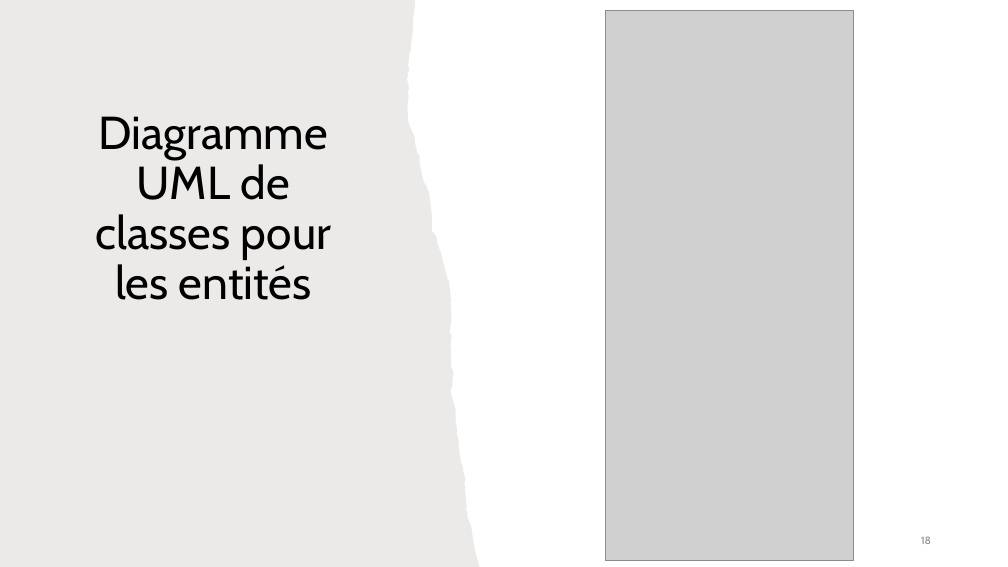
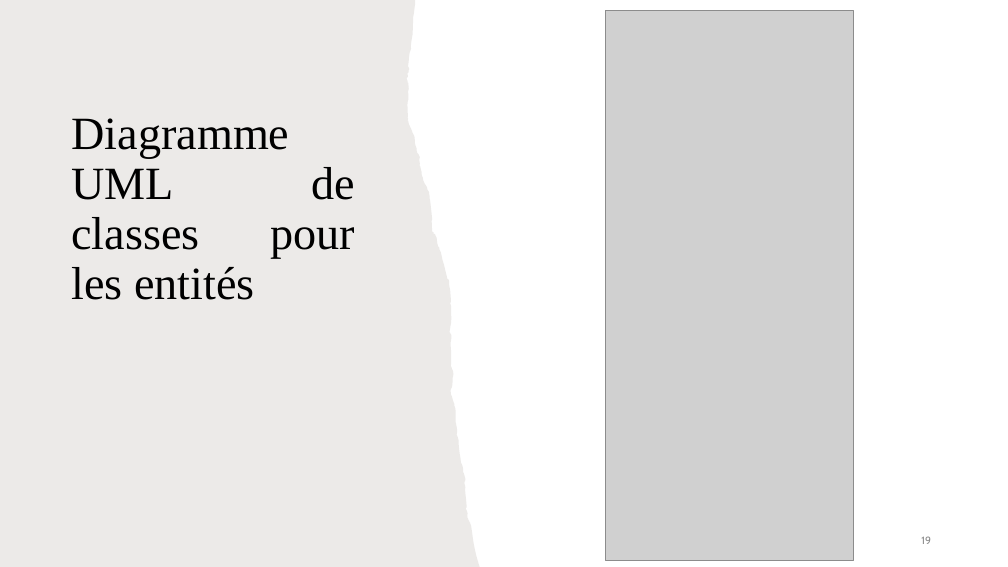
Before and after one commit to manelbenhamouda/projets-CDA, a slide deck: slide 19 of Diaporama_Haldan.pptx (slide 18 before the commit). Drawn at 1008x567 pixels with LibreOffice and Linux fonts; fonts in the diff are those of the drawing; grey boxes stand for pictures. Boxes give left, top, right and bottom in pixels: in the first picture for what was removed or moved away, otherwise in the second. Text is boxed around its words. In the diff, an @@ line names an element or a change of style, - is before the commit and + after.

```diff
--- a/Diaporama_Haldan.pptx
+++ b/Diaporama_Haldan.pptx
@@ title "Diagramme UML de classes pour ..." at bbox=[71, 118, 356, 300]: font Cabin to Times New Roman; alignment centre to justified @@
@@ page number at bbox=[921, 536, 931, 544]: text changed @@
-18
+19
```
Also in this commit, not shown: 12 other slides changed, 2 slides added, 1 slide removed.
